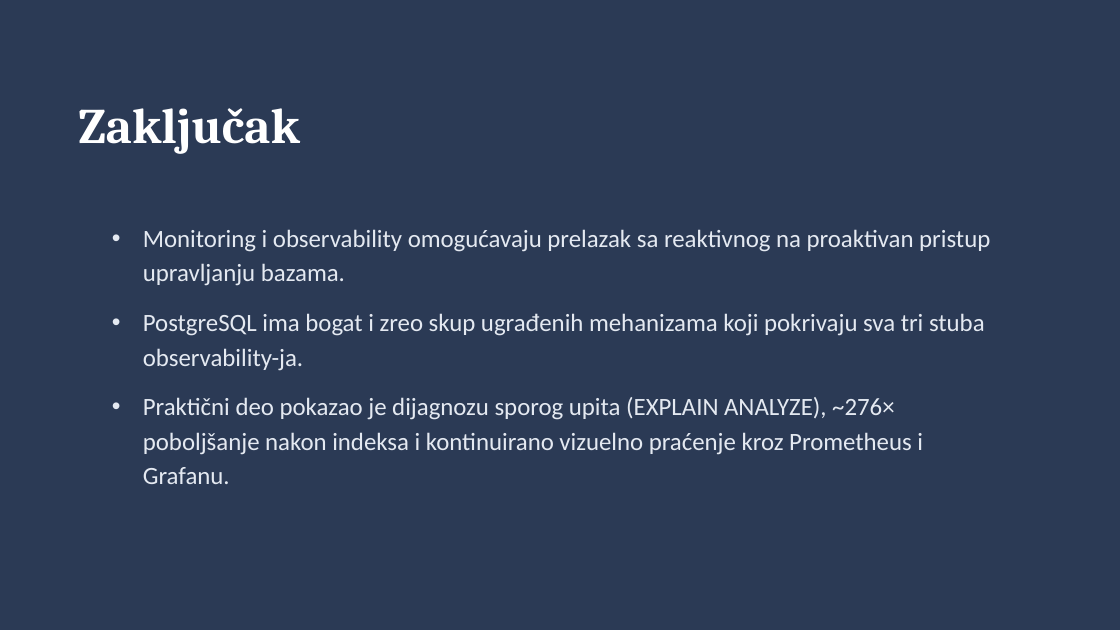
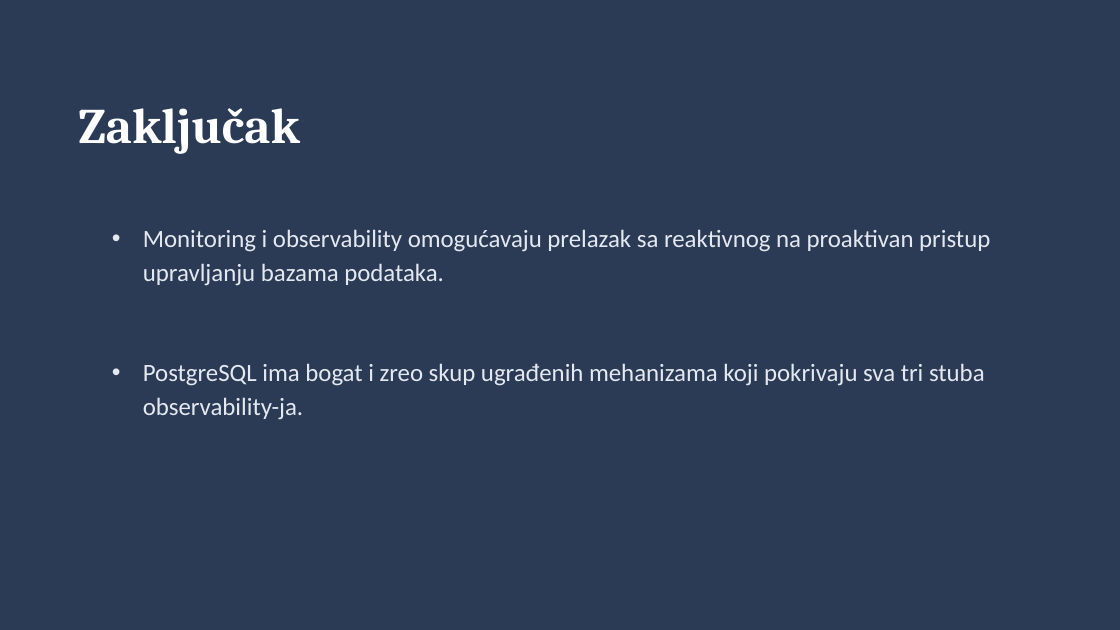
Before and after one commit to NemanjaCyber/SZUBP, a slide deck: slide 14 of P3/Monitoring_PostgreSQL_prezentacija.pptx. Drawn at 1120x630 pixels with LibreOffice and Linux fonts; fonts in the diff are those of the drawing. Boxes give left, top, right and bottom in pixels: in the first picture for what was removed or moved away, otherwise in the second. Text is boxed around its words. In the diff, an @@ line names an element or a change of style, - is before the commit and + after.

```diff
--- a/P3/Monitoring_PostgreSQL_prezentacija.pptx
+++ b/P3/Monitoring_PostgreSQL_prezentacija.pptx
@@ text at (143, 229, 990, 286): text changed @@
-• Monitoring i observability omogućavaju prelazak sa reaktivnog na proaktivan pristup upravljanju bazama.
+• Monitoring i observability omogućavaju prelazak sa reaktivnog na proaktivan pristup upravljanju bazama podataka.
@@ text at (143, 397, 923, 484): paragraph removed @@
-• Praktični deo pokazao je dijagnozu sporog upita (EXPLAIN ANALYZE), ~276× poboljšanje nakon indeksa i kontinuirano vizuelno praćenje kroz Prometheus i Grafanu.
```
Also in this commit, not shown: 3 other slides changed, 1 other file.
